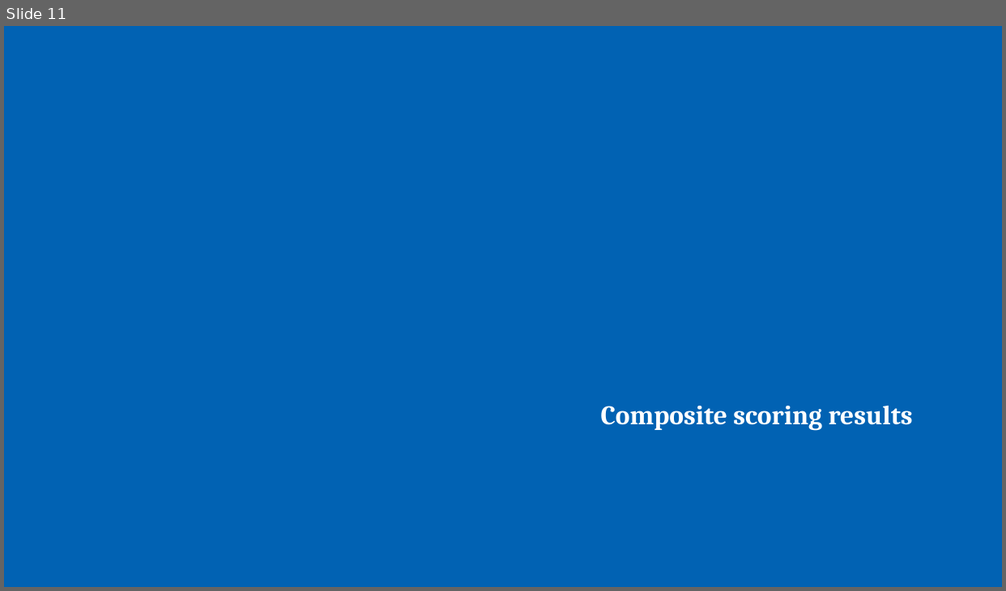
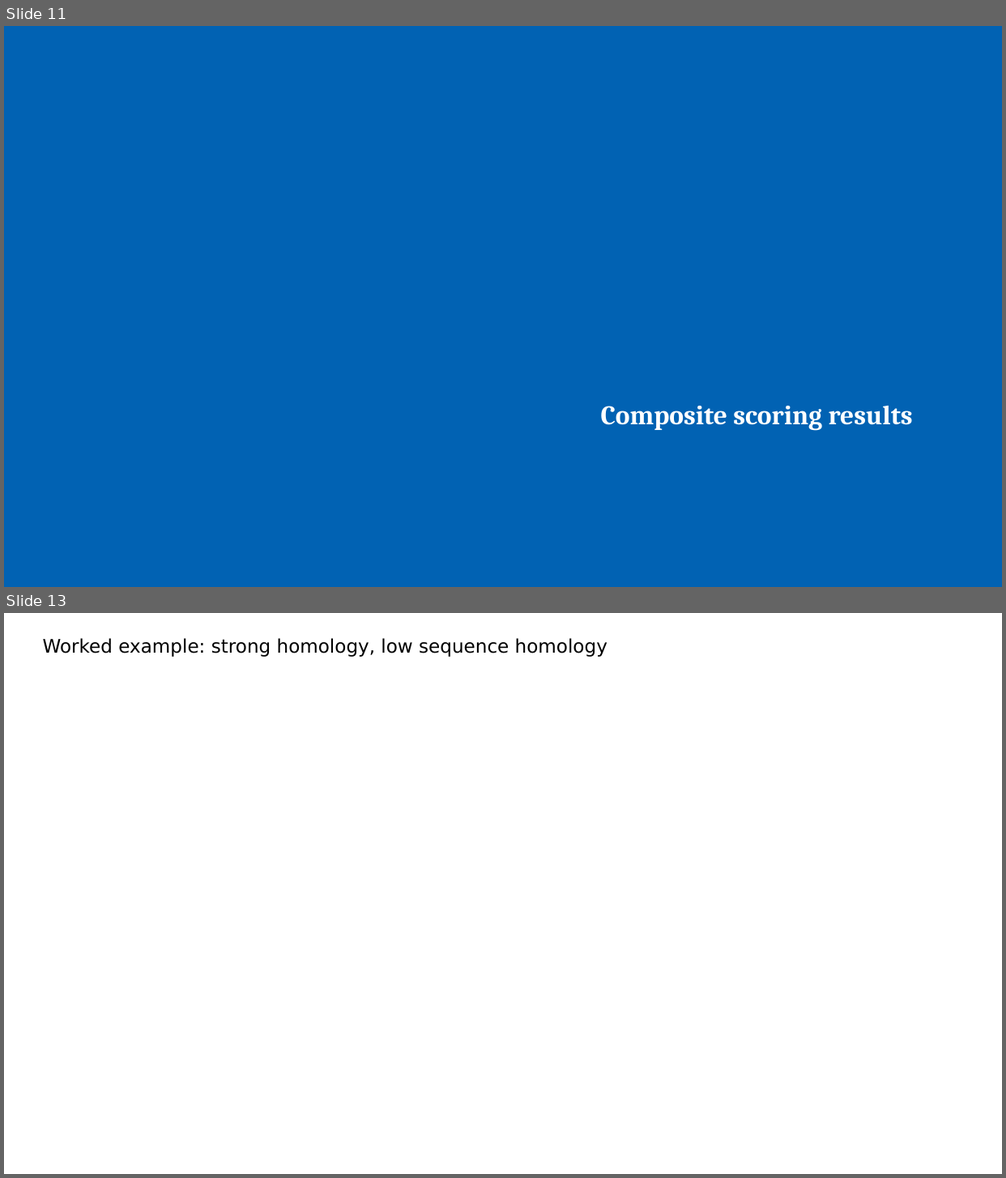
Before and after one commit to juliandeanmoran/BISSH, a slide deck: reports/2026-08-28_projectUpdate_3/2026-08-28_projectUpdate_3_jmoran.pptx. Shown one above the other, each under a label of ours: slide 11 before the commit, slides 11 and 13 after it; the slides between them are not shown. The pictures are 1006x591 and 1006x1178 pixels, drawn with LibreOffice and Linux fonts; fonts in the diff are those of the drawing. Boxes give left, top, right and bottom in pixels: in the first picture for what was removed or moved away, otherwise in the second. Text is boxed around its words. In the diff, an @@ line names an element or a change of style, - is before the commit and + after.

Commit message:
Added slide about top structural homology hits.

```diff
--- a/reports/2026-08-28_projectUpdate_3/2026-08-28_projectUpdate_3_jmoran.pptx
+++ b/reports/2026-08-28_projectUpdate_3/2026-08-28_projectUpdate_3_jmoran.pptx
@@ slide 13 added at (4,613,1002,1174), background #FFFFFF @@
@@ text added at (43,638,607,657), 18 pt, text #000000 @@
+Worked example: strong homology, low sequence homology
```
Also in this commit, not shown: 3 slides changed, 4 other slides added, 1 slide removed, 5 other files.
